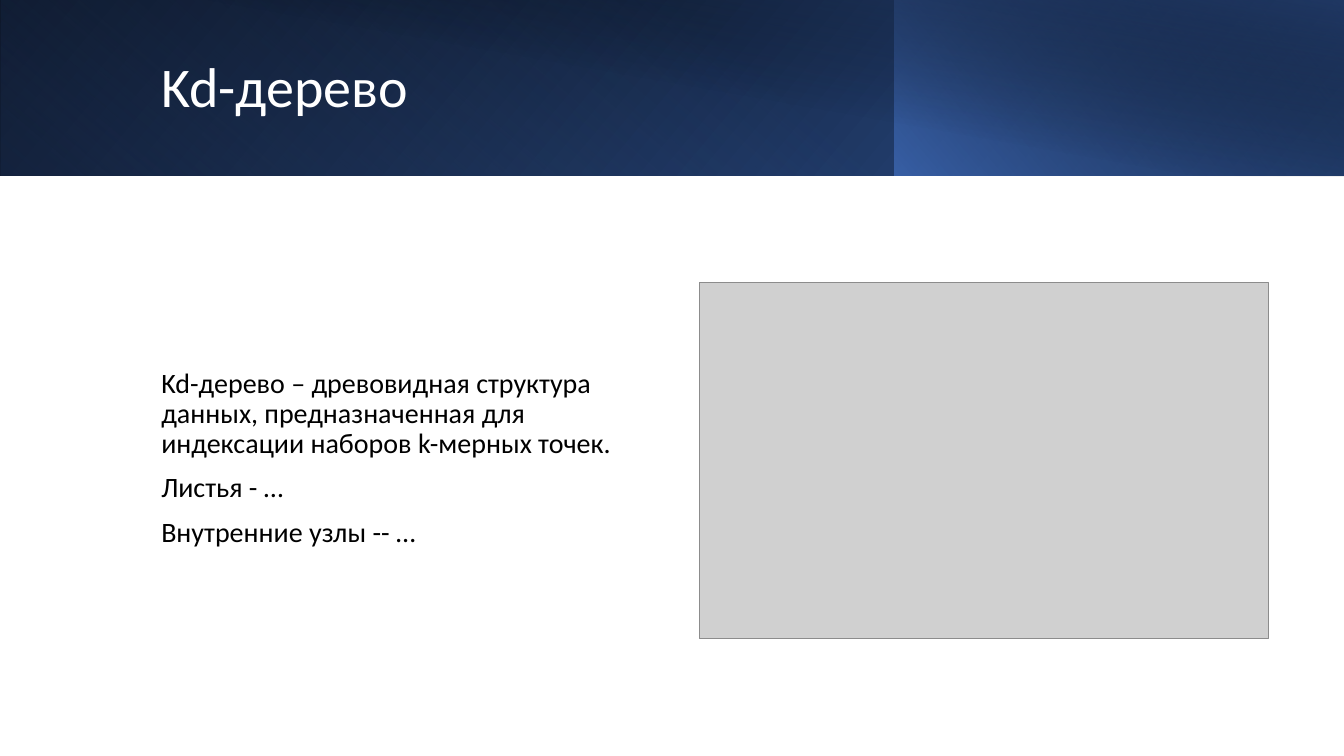
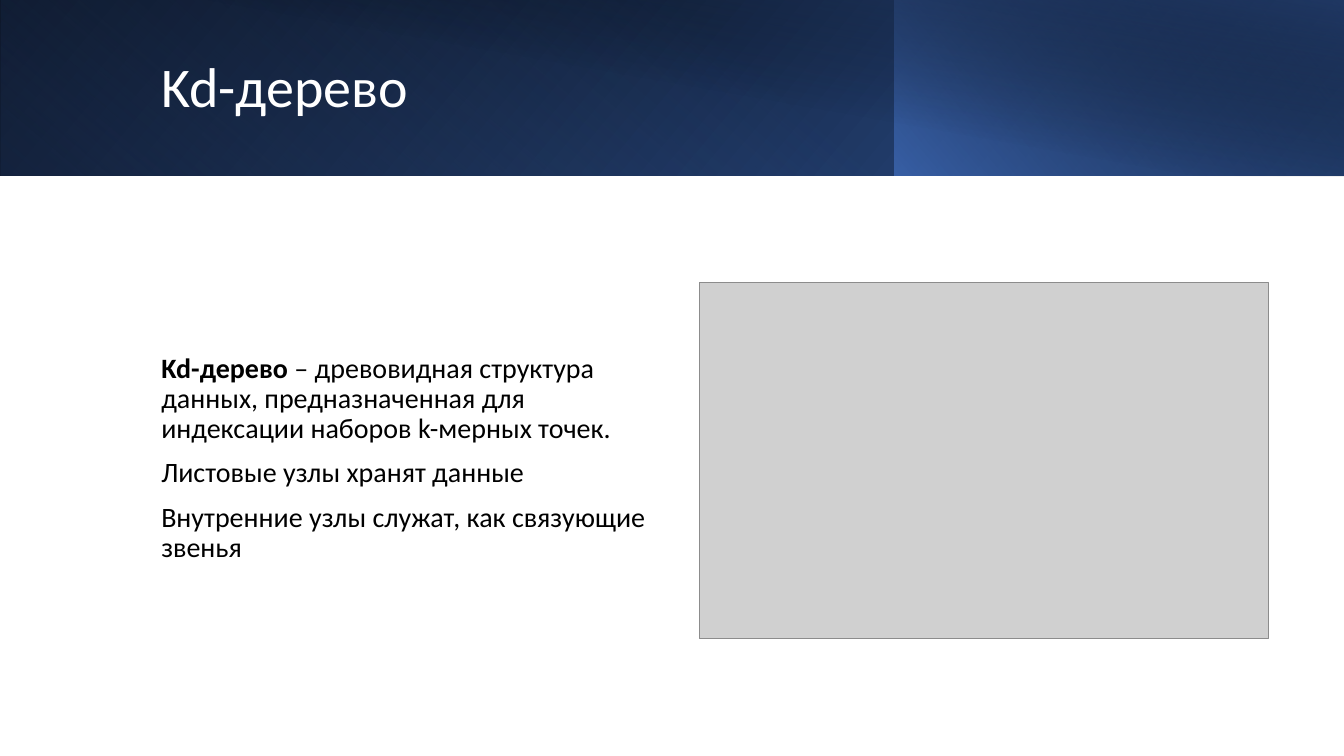
Before and after one commit to Arbuz-Nick/SpecSem, a slide deck: slide 4 of Диплом/Диплом.pptx. Drawn at 1344x756 pixels with LibreOffice and Linux fonts; fonts in the diff are those of the drawing; grey boxes stand for pictures. Boxes give left, top, right and bottom in pixels: in the first picture for what was removed or moved away, otherwise in the second. Text is boxed around its words. In the diff, an @@ line names an element or a change of style, - is before the commit and + after.

```diff
--- a/Диплом/Диплом.pptx
+++ b/Диплом/Диплом.pptx
@@ text at [161, 358, 610, 443]: bold on in "Kd-дерево" @@
@@ text at [161, 464, 645, 558]: text changed @@
-Листья - …
-Внутренние узлы -- …
+Листовые узлы хранят данные
+Внутренние узлы служат, как связующие звенья
```
Also in this commit, not shown: 7 other slides changed, 2 slides added, 9 other files.
